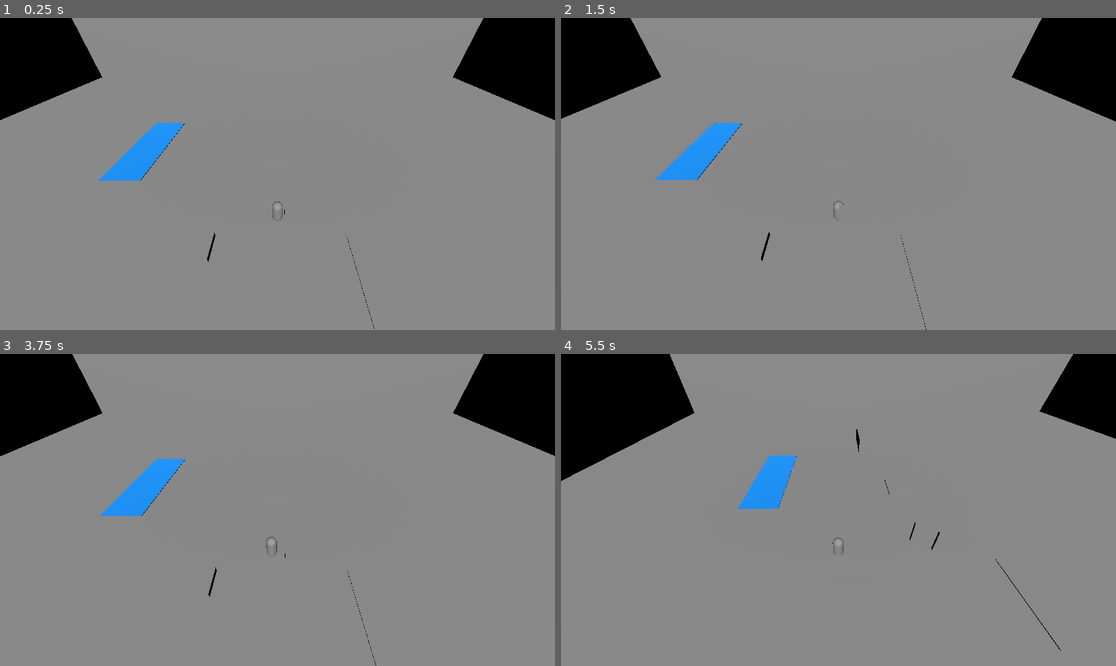
Above: before the commit, frames 1-4 (two rows, left to right).
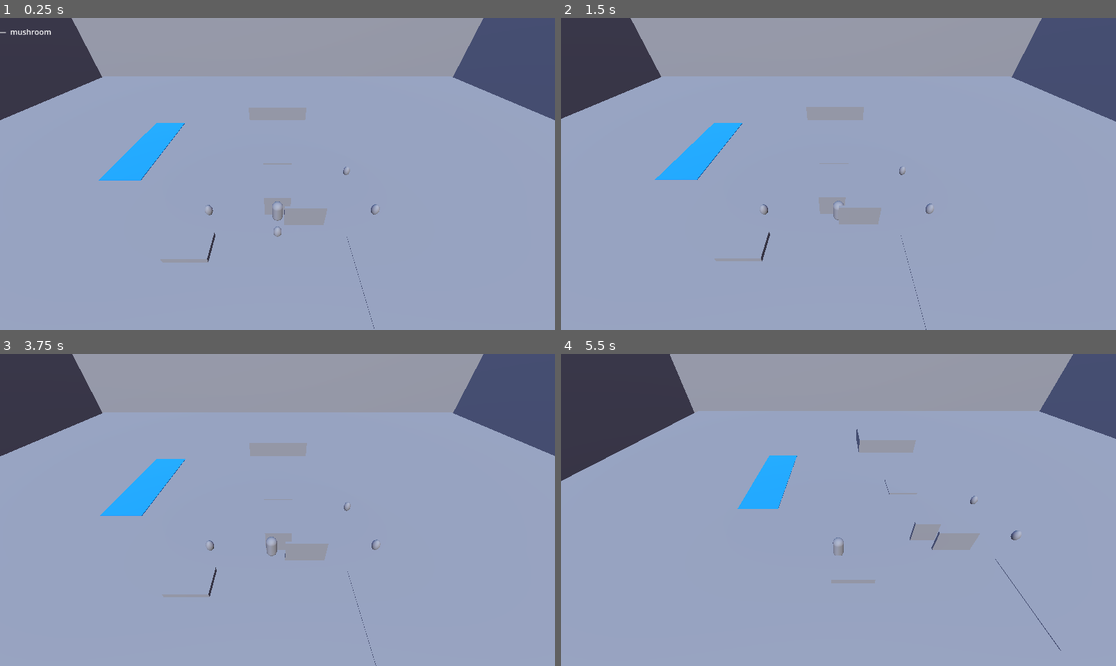
Above: after the commit, the same moments.

Repository: Actulus/scout-camp
Game: Godot game, scene res://scenes/world/world.tscn
Two runs of this game, one before a commit and one after it. Both use one fixed random seed, a clock stepped at 60 frames per second and the inputs below.
Inputs:
- Up to frame 1 (0.25 s): no input
- Up to frame 2 (1.5 s): tap E at 0.5 s; hold D (move_right) 0.53-1.28 s; hold Enter (ui_accept) 0.53-1.28 s; hold S (move_down) from 1.28 s (still down); tap Enter (ui_accept) at 1.35 s
- Up to frame 3 (3.75 s): tap Enter (ui_accept) at 1.52, 1.82, 2, 2.85, 3.02, 3.32, 3.5 s; release S (move_down) at 2.03 s; hold D (move_right) 2.03-2.78 s; hold Enter (ui_accept) 2.03-2.78 s; hold W (move_up) 2.78-3.53 s; hold A (move_left) from 3.53 s (still down); hold Enter (ui_accept) from 3.53 s (still down)
- Up to frame 4 (5.5 s): tap E at 4.25 s; release Enter (ui_accept) at 4.28 s; tap Enter (ui_accept) at 4.35, 4.52, 4.82 s; release A (move_left) at 5.03 s; hold S (move_down) from 5.03 s (still down); hold Enter (ui_accept) from 5.03 s (still down)

The runs differ from the first frame. In frame 1, 100% of the frame differs, in the area x 0-100%, y 0-100%; in frame 2, 100%; in frame 3, 100%; in frame 4, 100%.

Commit message:
Inventory system and collectible items

Diff:
--- a/project.godot
+++ b/project.godot
@@ -22,6 +22,14 @@
 
 [input]
 
+ui_accept={
+"deadzone": 0.5,
+"events": [Object(InputEventKey,"resource_local_to_scene":false,"resource_name":"","device":0,"window_id":0,"alt_pressed":false,"shift_pressed":false,"ctrl_pressed":false,"meta_pressed":false,"pressed":false,"keycode":4194309,"physical_keycode":0,"key_label":0,"unicode":0,"location":0,"echo":false,"script":null)
+, Object(InputEventKey,"resource_local_to_scene":false,"resource_name":"","device":0,"window_id":0,"alt_pressed":false,"shift_pressed":false,"ctrl_pressed":false,"meta_pressed":false,"pressed":false,"keycode":4194310,"physical_keycode":0,"key_label":0,"unicode":0,"location":0,"echo":false,"script":null)
+, Object(InputEventKey,"resource_local_to_scene":false,"resource_name":"","device":0,"window_id":0,"alt_pressed":false,"shift_pressed":false,"ctrl_pressed":false,"meta_pressed":false,"pressed":false,"keycode":32,"physical_keycode":0,"key_label":0,"unicode":32,"location":0,"echo":false,"script":null)
+, Object(InputEventKey,"resource_local_to_scene":false,"resource_name":"","device":-1,"window_id":0,"alt_pressed":false,"shift_pressed":false,"ctrl_pressed":false,"meta_pressed":false,"pressed":false,"keycode":0,"physical_keycode":69,"key_label":0,"unicode":101,"location":0,"echo":false,"script":null)
+]
+}
 move_left={
 "deadzone": 0.2,
 "events": [Object(InputEventKey,"resource_local_to_scene":false,"resource_name":"","device":-1,"window_id":0,"alt_press …(191 unchanged characters)…
--- /dev/null
+++ b/scenes/collectible_item.tscn
@@ -0,0 +1,18 @@
+[gd_scene format=3 uid="uid://0u3ty737eby0"]
+
+[ext_resource type="Script" uid="uid://bngas35qfqalt" path="res://scripts/collectible_item.gd" id="1_8hqcm"]
+
+[sub_resource type="SphereMesh" id="SphereMesh_vdfb2"]
+radius = 0.3
+
+[sub_resource type="SphereShape3D" id="SphereShape3D_2t1da"]
+radius = 0.3
+
+[node name="CollectibleItem" type="StaticBody3D" unique_id=598932719]
+script = ExtResource("1_8hqcm")
+
+[node name="MeshInstance3D" type="MeshInstance3D" parent="." unique_id=1588912869]
+mesh = SubResource("SphereMesh_vdfb2")
+
+[node name="CollisionShape3D" type="CollisionShape3D" parent="." unique_id=1043357047]
+shape = SubResource("SphereShape3D_2t1da")
--- a/scenes/player/player.tscn
+++ b/scenes/player/player.tscn
@@ -2,6 +2,8 @@
 
 [ext_resource type="Script" uid="uid://bevjqmfse0o8t" path="res://scripts/playercontroller.gd" id="1_8afob"]
 [ext_resource type="Script" uid="uid://dwib51lujeghw" path="res://scripts/camera_rig.gd" id="2_dovo2"]
+[ext_resource type="Script" uid="uid://cjbvbt6h5cqla" path="res://scripts/inventorysystem.gd" id="3_lvxji"]
+[ext_resource type="Script" uid="uid://cuq46cqgnwsh" path="res://scripts/interactzone.gd" id="4_p47bc"]
 
 [sub_resource type="CapsuleMesh" id="CapsuleMesh_dovo2"]
 radius = 0.4
@@ -10,6 +12,9 @@
 [sub_resource type="CapsuleShape3D" id="CapsuleShape3D_gmlin"]
 radius = 0.4
 height = 1.8
+
+[sub_resource type="SphereShape3D" id="SphereShape3D_75vfm"]
+radius = 2.5
 
 [node name="Player" type="CharacterBody3D" unique_id=561802944]
 script = ExtResource("1_8afob")
@@ -25,3 +30,12 @@
 
 [node name="Camera3D" type="Camera3D" parent="CameraRig" unique_id=465924469]
 transform = Transform3D(1, 0, 0, 0, 0.76604444, 0.6427876, 0, -0.6427876, 0.76604444, 0, 12, 10)
+
+[node name="Inventory" type="Node" parent="." unique_id=1164573449]
+script = ExtResource("3_lvxji")
+
+[node name="InteractZone" type="Area3D" parent="." unique_id=857241589]
+script = ExtResource("4_p47bc")
+
+[node name="CollisionShape3D" type="CollisionShape3D" parent="InteractZone" unique_id=821802019]
+shape = SubResource("SphereShape3D_75vfm")
--- /dev/null
+++ b/scenes/ui/hud.tscn
@@ -0,0 +1,25 @@
+[gd_scene format=3 uid="uid://c40xqnotbooew"]
+
+[node name="HUD" type="CanvasLayer" unique_id=1440731385]
+
+[node name="Control" type="Control" parent="." unique_id=511750140]
+layout_mode = 3
+anchors_preset = 0
+offset_right = 40.0
+offset_bottom = 40.0
+
+[node name="InteractPrompt" type="Label" parent="Control" unique_id=587164624]
+visible = false
+custom_minimum_size = Vector2(0, -80)
+layout_mode = 1
+anchors_preset = 7
+anchor_left = 0.5
+anchor_top = 1.0
+anchor_right = 0.5
+anchor_bottom = 1.0
+offset_left = -65.0
+offset_top = -23.0
+offset_right = 65.0
+grow_horizontal = 2
+grow_vertical = 0
+text = "Press E to collect"
--- a/scenes/world/world.tscn
+++ b/scenes/world/world.tscn
@@ -3,6 +3,8 @@
 [ext_resource type="PackedScene" uid="uid://bqs7yms3roulb" path="res://scenes/player/player.tscn" id="1_dphjl"]
 [ext_resource type="PackedScene" uid="uid://eh11j284xbpx" path="res://scenes/camp/camp.tscn" id="2_1fp7r"]
 [ext_resource type="PackedScene" uid="uid://chelyo0srflym" path="res://scenes/leaders_house/leader_house.tscn" id="3_6m72w"]
+[ext_resource type="PackedScene" uid="uid://0u3ty737eby0" path="res://scenes/collectible_item.tscn" id="4_6m72w"]
+[ext_resource type="PackedScene" uid="uid://c40xqnotbooew" path="res://scenes/ui/hud.tscn" id="5_v5dby"]
 
 [sub_resource type="BoxMesh" id="BoxMesh_4rhad"]
 size = Vector3(80, 0.2, 80)
@@ -34,7 +36,12 @@
 [sub_resource type="BoxShape3D" id="BoxShape3D_j2gmx"]
 size = Vector3(4, 30, 90)
 
+[sub_resource type="ProceduralSkyMaterial" id="ProceduralSkyMaterial_1fp7r"]
+sky_top_color = Color(0.44217616, 0.6520406, 0.98092073, 1)
+sky_horizon_color = Color(0.9458304, 0.68844277, 0.92277855, 1)
+
 [sub_resource type="Sky" id="Sky_4rhad"]
+sky_material = SubResource("ProceduralSkyMaterial_1fp7r")
 
 [sub_resource type="Environment" id="Environment_dphjl"]
 background_mode = 2
@@ -105,3 +112,25 @@
 [node name="Camp" parent="." unique_id=1478507277 instance=ExtResource("2_1fp7r")]
 
 [node name="LeaderHouse" parent="." unique_id=1637668464 instance=ExtResource("3_6m72w")]
+
+[node name="CollectibleItem" parent="." unique_id=1833875501 instance=ExtResource("4_6m72w")]
+transform = Transform3D(1, 0, 0, 0, 1, 0, 0, 0, 1, -5.4164124, 0.5221069, 0)
+item_name = "dry_tinder"
+display_name = "dry tinder"
+
+[node name="CollectibleItem2" parent="." unique_id=390955147 instance=ExtResource("4_6m72w")]
+transform = Transform3D(1, 0, 0, 0, 1, 0, 0, 0, 1, 6.710508, 0.5402169, -4.881875)
+item_name = "dry_kindling"
+display_name = "dry kindling"
+
+[node name="CollectibleItem3" parent="." unique_id=443268623 instance=ExtResource("4_6m72w")]
+transform = Transform3D(1, 0, 0, 0, 1, 0, 0, 0, 1, 7.6715198, 0.6100936, 0)
+item_name = "matches"
+display_name = "matches"
+
+[node name="CollectibleItem4" parent="." unique_id=131894017 instance=ExtResource("4_6m72w")]
+transform = Transform3D(1, 0, 0, 0, 1, 0, 0, 0, 1, 0, 0.3622296, 1.8551369)
+item_name = "mushroom"
+display_name = "mushroom"
+
+[node name="HUD" parent="." unique_id=1440731385 instance=ExtResource("5_v5dby")]
--- /dev/null
+++ b/scripts/collectible_item.gd
@@ -0,0 +1,9 @@
+extends StaticBody3D
+
+@export var item_name: String = "item"
+@export var display_name: String = "An item"
+
+func interact(player: Node):
+	var inventory = player.get_node("Inventory")
+	inventory.add_item(item_name)
+	queue_free() # Remove from world after pickup
--- /dev/null
+++ b/scripts/interactzone.gd
@@ -0,0 +1,31 @@
+extends Area3D
+
+var current_target = null
+var prompt_label: Label
+
+# Called when the node enters the scene tree for the first time.
+func _ready():
+	body_entered.connect(_on_body_entered)
+	body_exited.connect(_on_body_exited)
+	await get_tree().process_frame
+	prompt_label = get_tree().root.get_node_or_null("World/HUD/Control/InteractPrompt")
+	print("Prompt label found: ", prompt_label)
+
+func _on_body_entered(body):
+	if body.has_method("interact"):
+		current_target = body
+		if prompt_label:
+			prompt_label.text = "Press E  —  " + body.display_name
+			prompt_label.show()
+
+func _on_body_exited(body):
+	if body == current_target:
+		current_target = null
+		if prompt_label:
+			prompt_label.hide()
+
+func _input(event):
+	if event.is_action_pressed("ui_accept") and current_target:
+		current_target.interact(get_parent())
+		if prompt_label:
+			prompt_label.hide()
--- /dev/null
+++ b/scripts/inventorysystem.gd
@@ -0,0 +1,16 @@
+extends Node
+
+var items: Array = []
+
+signal item_added(item_name: String)
+
+func add_item(item_name: String):
+	items.append(item_name)
+	emit_signal("item_added", item_name)
+	print("Picked up: ", item_name)
+
+func has_item(item_name: String) -> bool:
+	return item_name in items
+
+func remove_item(item_name: String):
+	items.erase(item_name)
Not shown, added: scripts/collectible_item.gd.uid
Not shown, added: scripts/interactzone.gd.uid
Not shown, added: scripts/inventorysystem.gd.uid
